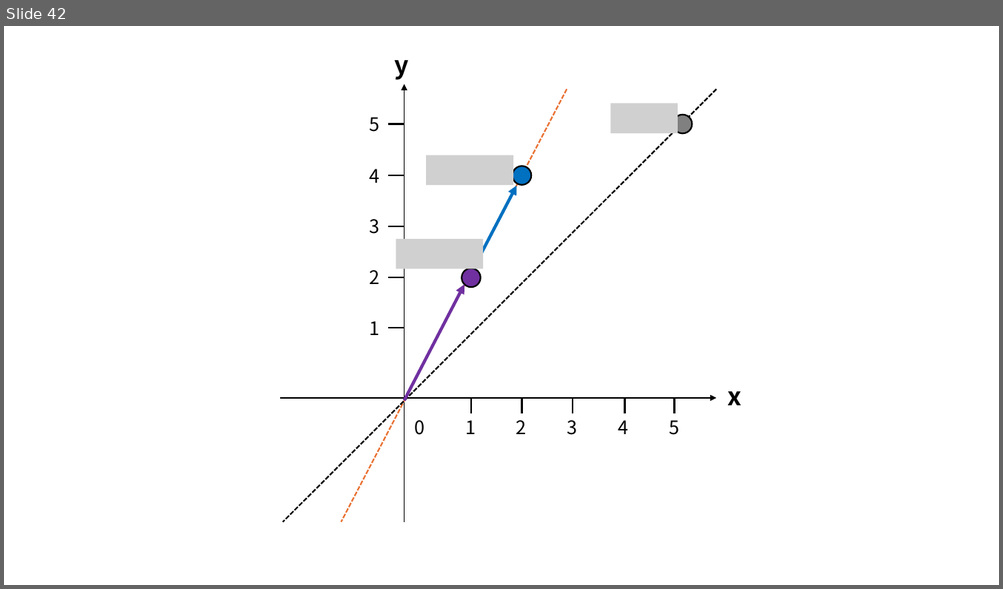
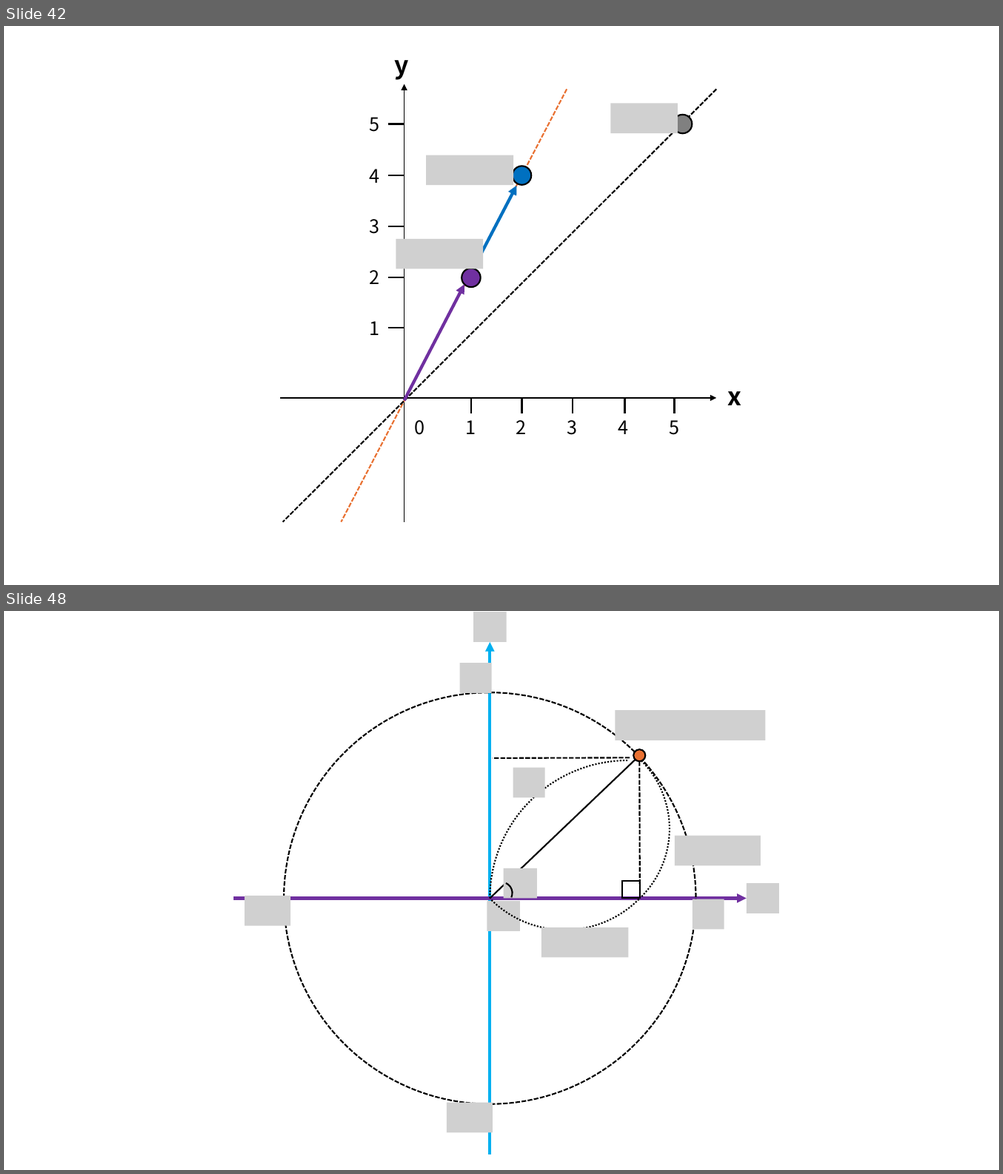
Before and after one commit to corn1200/GameMath-example, a slide deck: img/그림.pptx. Shown one above the other, each under a label of ours: slide 42 before the commit, slides 42 and 48 after it; the slides between them are not shown. The pictures are 1003x589 and 1003x1174 pixels, drawn with LibreOffice and Linux fonts; fonts in the diff are those of the drawing; grey boxes stand for pictures. Boxes give left, top, right and bottom in pixels: in the first picture for what was removed or moved away, otherwise in the second. Text is boxed around its words. In the diff, an @@ line names an element or a change of style, - is before the commit and + after.

```diff
--- a/img/그림.pptx
+++ b/img/그림.pptx
@@ slide 48 added at bbox=[4, 611, 999, 1170], background #FFFFFF @@
@@ picture added at bbox=[473, 612, 506, 641] @@
@@ arrow added from (489, 1155) to (489, 642), #00B0F0 3 pt @@
@@ picture added at bbox=[460, 664, 492, 693] @@
@@ ellipse added at bbox=[284, 692, 696, 1104], outline #000000 1.5 pt dashed @@
@@ arc (boxed as its full ellipse) added at bbox=[416, 678, 713, 974], outline #000000 1.5 pt dashed @@
@@ arc (boxed as its full ellipse) added at bbox=[436, 692, 708, 965], outline #000000 1.5 pt dashed @@
@@ picture added at bbox=[615, 710, 765, 740] @@
@@ line added from (489, 898) to (635, 760), #000000 1.5 pt @@
@@ arc (boxed as its full ellipse) added at bbox=[489, 760, 765, 1037], outline #000000 1.5 pt dashed @@
@@ line added from (629, 758) to (492, 758), #000000 1.5 pt dashed @@
@@ ellipse added at bbox=[634, 750, 646, 762], fill #E97132, outline #000000 1.5 pt @@
@@ line added from (640, 762) to (640, 898), #000000 1.5 pt dashed @@
@@ picture added at bbox=[513, 768, 545, 797] @@
@@ picture added at bbox=[674, 835, 760, 866] @@
@@ picture added at bbox=[504, 869, 537, 898] @@
@@ arrow added from (233, 898) to (746, 898), #7030A0 3 pt @@
@@ picture added at bbox=[244, 896, 290, 925] @@
@@ arc (boxed as its full ellipse) added at bbox=[487, 879, 515, 908], outline #000000 1.5 pt @@
@@ rectangle added at bbox=[623, 881, 640, 898], outline #000000 1.5 pt @@
@@ picture added at bbox=[746, 883, 780, 913] @@
@@ picture added at bbox=[486, 901, 520, 931] @@
@@ picture added at bbox=[692, 900, 724, 930] @@
@@ picture added at bbox=[541, 927, 629, 957] @@
@@ picture added at bbox=[447, 1102, 492, 1133] @@
```
Also in this commit, not shown: 5 other slides added, 7 other files.
